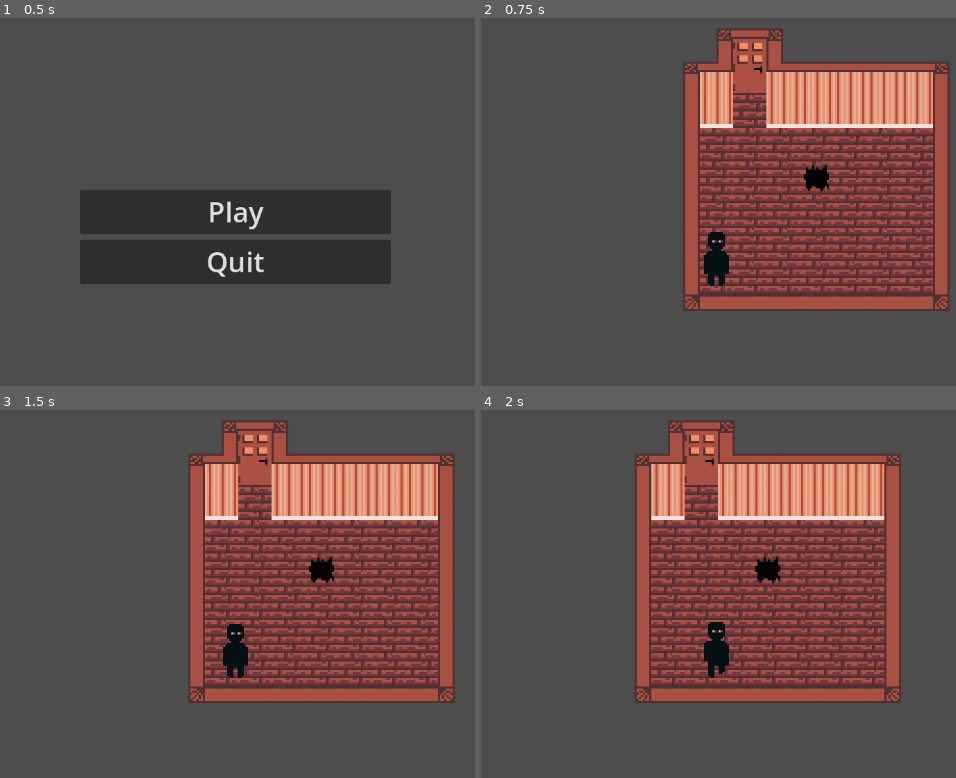
Above: before the commit, frames 1-4 (two rows, left to right).
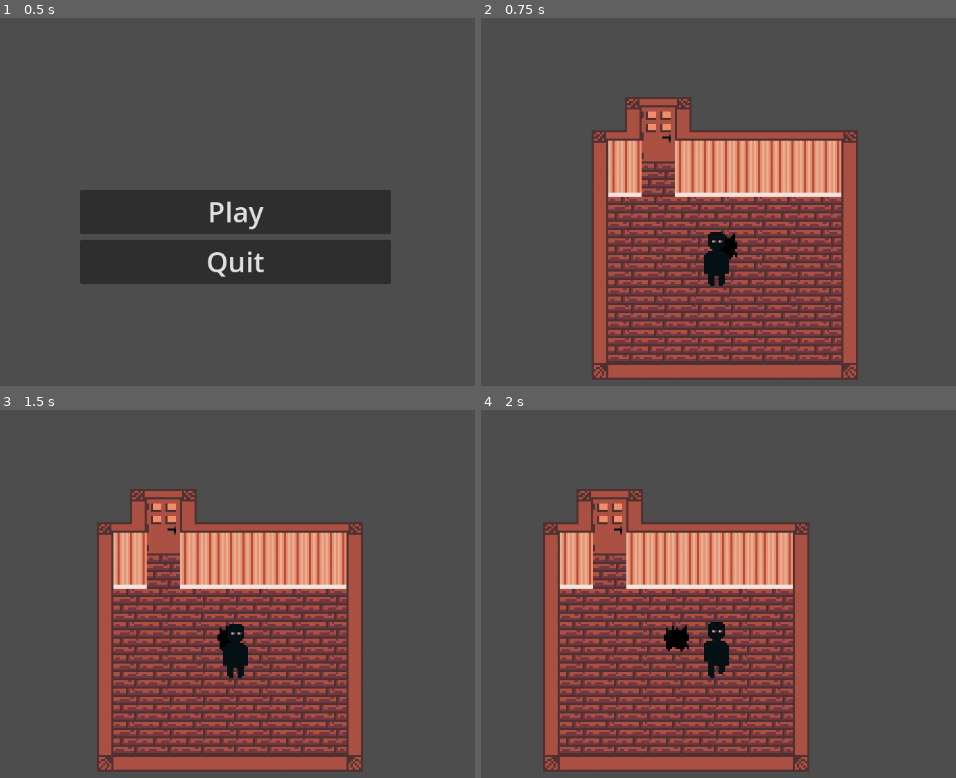
Above: after the commit, the same moments.

Repository: Mathinfernal/MyHungrySister
Game: Godot game, scene res://scenes/menu.tscn
Two runs of this game, one before a commit and one after it. Both use one fixed random seed, a clock stepped at 60 frames per second and the inputs below.
Inputs:
- Up to frame 1 (0.5 s): no input
- Up to frame 2 (0.75 s): click "Play" at 0.5 s
- Up to frame 3 (1.5 s): tap Enter at 1.25 s; hold Right (ui_right) from 1.28 s (still down)
- Up to frame 4 (2 s): keep holding Right (ui_right)

Frame 1 is identical in both runs. In frame 2, 55% of the frame differs, in the area x 23-99%, y 2-99%; in frame 3, 55%; in frame 4, 55%, in the area x 13-89%, y 2-99%.

Commit message:
Update house.tscn

Diff:
--- a/scenes/house.tscn
+++ b/scenes/house.tscn
@@ -104,4 +104,4 @@
 tile_set = SubResource("TileSet_3bgk5")
 
 [node name="player" parent="." instance=ExtResource("1_d7po0")]
-position = Vector2(8, -4)
+position = Vector2(52, -37)
